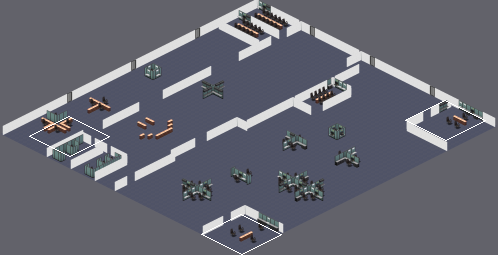
Two states of a Tiled map, businesssim/Resources/Textures/Levels/6.tmx. The first picture is a wide view before the edit; the outline marks the close-up.
Close-up. Earlier state:
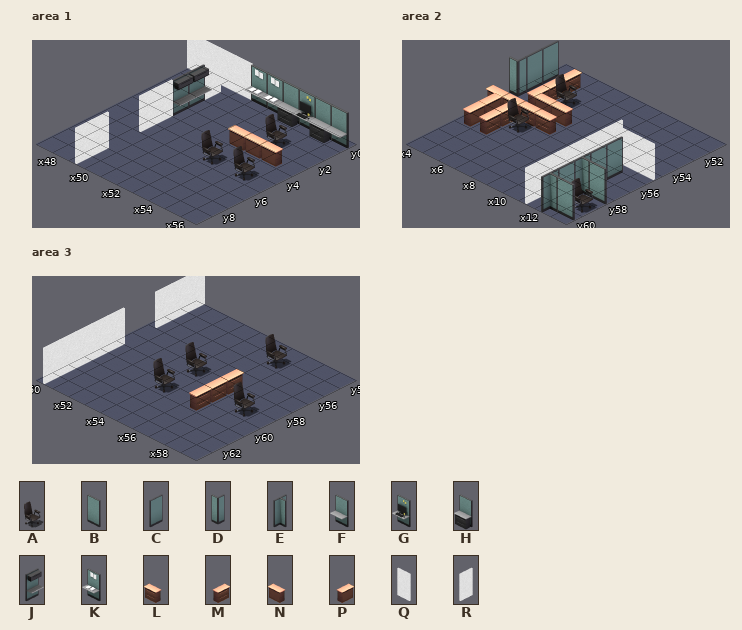
Cells are 64x32 px. Isometric: x runs down to the right, y down to the left. Shown: area 1 x 47..56, y 0..9; area 2 x 4..13, y 51..60; area 3 x 50..59, y 54..63.
Key: from "chairff00ff": A 0; from "cubicles": B 4, C 5, D 7, E 13, F 15, G 25, H 27, J 28, K 31, L 32, M 33, N 34, P 35, Q 36, R 37.
_ is an empty cell.
Layers that did not change in this view are not listed.
Layer "RO" before, area 1, first column x 47:
 0 QQQQKKHGHF
 1 __R_______
 2 __J____A__
 3 __J___NNN_
 4 __R_______
 5 __R___A_A_
 6 __________
 7 __________
 8 __R_______
 9 __R_______
Layer "RO" before, area 2, first column x 4:
51 __________
52 CM________
53 CMA_______
54 DMNN______
55 LLLL___RQQ
56 PMA____RC_
57 PM_____RC_
58 _______REB
59 _______RCA
60 _______REB
Layer "RO" before, area 3, first column x 50:
54 R_________
55 R_____A___
56 R_________
57 __________
58 ____A_M___
59 R_____M_A_
60 R___A_M___
61 R_________
62 R_________
63 R_________
Now the later version:
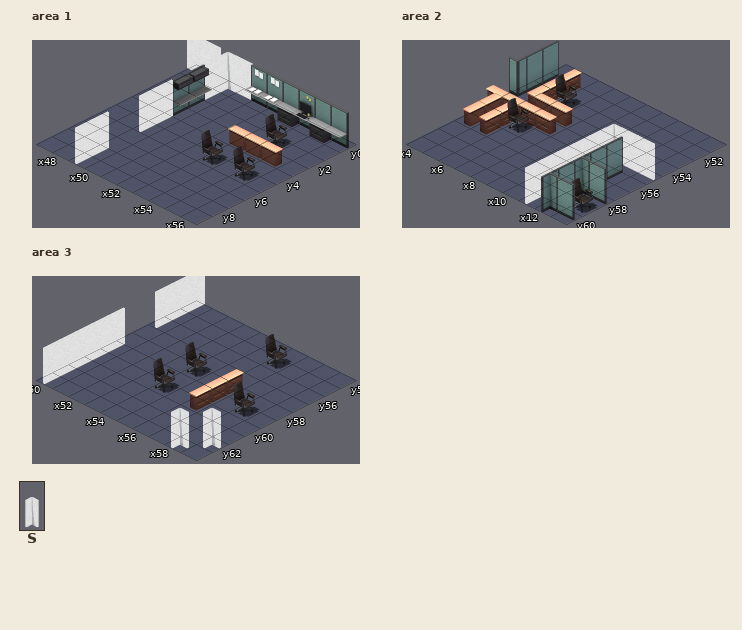
Further tiles: from "cubicles": S 41.
What changed:
Changed rows in their new state; . is an unchanged cell.
Layer "RO", area 1:
first column x 49:
 0 S
Layer "RO", area 2:
first column x 11:
55 S
Layer "RO", area 3:
first column x 58:
62 .S
63 S.
Changed places in both close-ups, as pixel boxes (x1, y1, x2, y2):
changed: (220, 47, 237, 93)
changed: (605, 119, 623, 140)
added: (171, 408, 221, 449)
